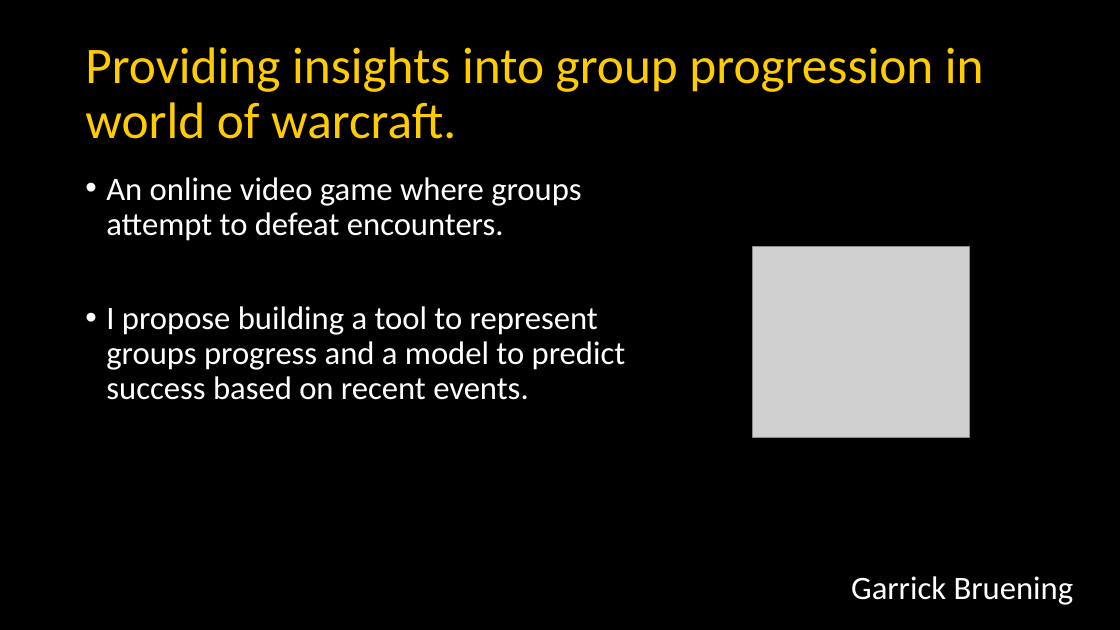
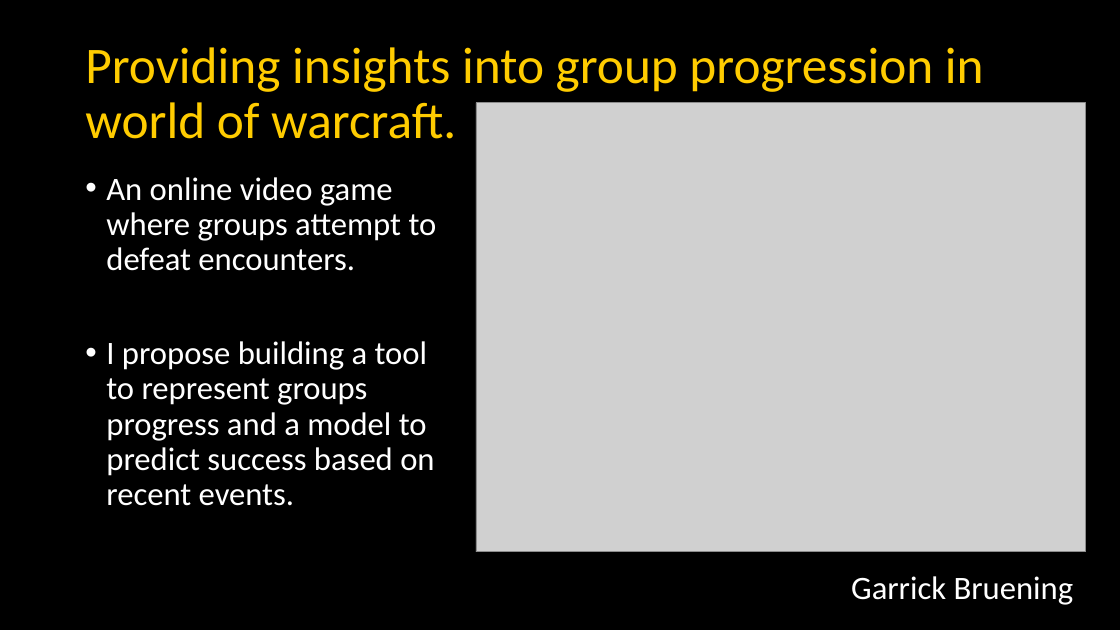
Before and after one commit to GBruening/succes_predictor, a slide deck: slide 3 of TDI/TDI_finals.pptx. Drawn at 1120x630 pixels with LibreOffice and Linux fonts; fonts in the diff are those of the drawing; grey boxes stand for pictures. Boxes give left, top, right and bottom in pixels: in the first picture for what was removed or moved away, otherwise in the second. Text is boxed around its words. In the diff, an @@ line names an element or a change of style, - is before the commit and + after.

```diff
--- a/TDI/TDI_finals.pptx
+++ b/TDI/TDI_finals.pptx
@@ picture: place and size @@
-picture at <box>753,246,970,437</box>
+picture at <box>476,103,1086,552</box>
@@ text "An online video game where ..." rewrapped from <box>106,177,626,400</box> to <box>106,177,437,506</box> @@
```
Also in this commit, not shown: 4 other slides changed, 15 other files.
